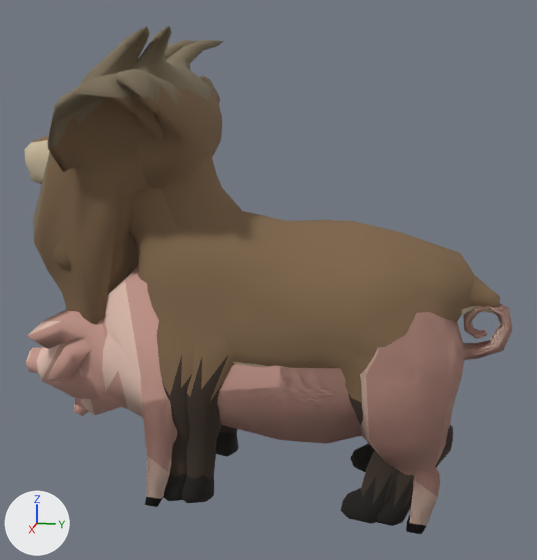
Renders of the glTF model game/assets/modelle/props/fuellung_tiere.glb from each side of a commit.
One viewpoint serves both versions: a camera (50 mm lens) standing at (1.689, 0.375, 0.951) and looking at (-0.003, 0.036, 0.528). Lighting does not change. The marker at lower left points along +X, +Y and +Z. The first picture is the older version. Vertices at exactly the same position are counted once.

The first picture shows 'SchweinStehend', 'SchweinWuehlend', 'ZiegeFressend', 'ZiegeStehend'.
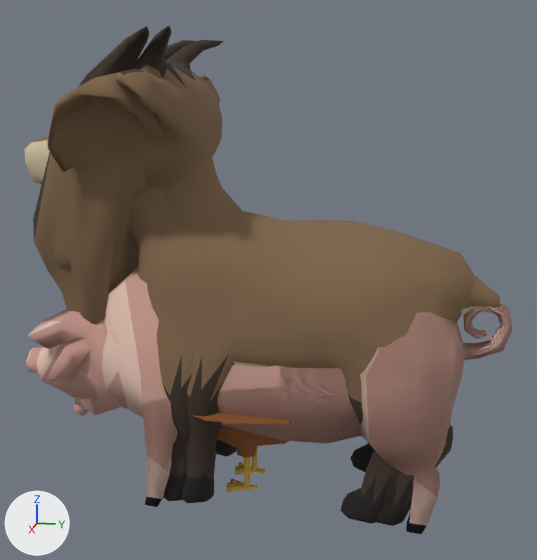
Edits to the bpy script that builds the scene:
```text
Add mat_huhn_kamm:
    mat_huhn_kamm = principled_material('Huhn Kamm')
    mat_huhn_kamm.base_color = (0.538, 0.00854, 0.00854)  # red #c21717
    mat_huhn_kamm.roughness = 0.9
Add mat_huhn_hof:
    mat_huhn_hof = principled_material('Huhn Hof')
    mat_huhn_hof.base_color = (0.263, 0.089, 0.022)  # brown #8c5429
    mat_huhn_hof.roughness = 0.9
Add mat_huhn_fuss:
    mat_huhn_fuss = principled_material('Huhn Fuss')
    mat_huhn_fuss.base_color = (0.674, 0.434, 0.0637)  # yellow #d6b047
    mat_huhn_fuss.roughness = 0.9
Change me_ziegefressend:
    where me_ziegefressend.from_pydata(...)  # 1060 vertices, 2000 faces; spans x -0.283..0.282, y -0.52..0.52, z 0.0..1.089
    used by ob_ziegefressend; location = (0.0, 0.0, 0.0)
    me_ziegefressend part 1: 97 faces spanning x -0.283..0.282, y -0.507..-0.152, z 0.64..1.018 switch from mat_horn (brown #7f735c) to mat_ziege (brown #7f664a)
    me_ziegefressend part 2: 126 faces spanning x -0.276..0.28, y -0.52..-0.166, z 0.621..1.089 switch from mat_horn (brown #7f735c) to mat_ziege_dunkel (brown #3b2e24)
Change me_ziegestehend:
    where me_ziegestehend.from_pydata(...)  # 1060 vertices, 2000 faces; spans x -0.283..0.282, y -0.567..0.567, z 0.0..1.089
    used by ob_ziegestehend; location = (0.0, 0.0, 0.0)
    me_ziegestehend part 3: 97 faces spanning x -0.283..0.282, y -0.299..-0.105, z 0.926..1.019 switch from mat_horn (brown #7f735c) to mat_ziege (brown #7f664a)
    me_ziegestehend part 4: 126 faces spanning x -0.276..0.28, y -0.312..-0.119, z 0.969..1.089 switch from mat_horn (brown #7f735c) to mat_ziege_dunkel (brown #3b2e24)
Add me_huhn:
    me_huhn.from_pydata(...)  # 353 vertices, 440 faces; spans x -0.202..0.202, y -0.223..0.223, z 0.0..0.443
    # faces by material slot: [318, 110, 12]
    me_huhn.materials.append(mat_huhn_hof)  # brown #8c5429
    me_huhn.materials.append(mat_huhn_fuss)  # yellow #d6b047
    me_huhn.materials.append(mat_huhn_kamm)  # red #c21717
Add ob_huhn:
    ob_huhn = bpy.data.objects.new('Huhn', me_huhn)
    ob_huhn.location = (0.0, 0.0, 0.0)
```

Location of each change, [x1, y1, x2, y2] in pixels of the pictures (537 x 560 px):
'Huhn', added: after [188, 412, 290, 492]
    faces in mat_huhn_hof (brown #8c5429): [188, 412, 290, 458]
    faces in mat_huhn_fuss (yellow #d6b047): [227, 448, 265, 492]
part 1 of me_ziegefressend, recoloured: [54, 73, 131, 108] in both
part 2 of me_ziegefressend, recoloured: [33, 26, 197, 239] in both
part 3 of me_ziegestehend, recoloured: [116, 65, 211, 97] in both
part 4 of me_ziegestehend, recoloured (darker): [120, 25, 223, 88] in both
